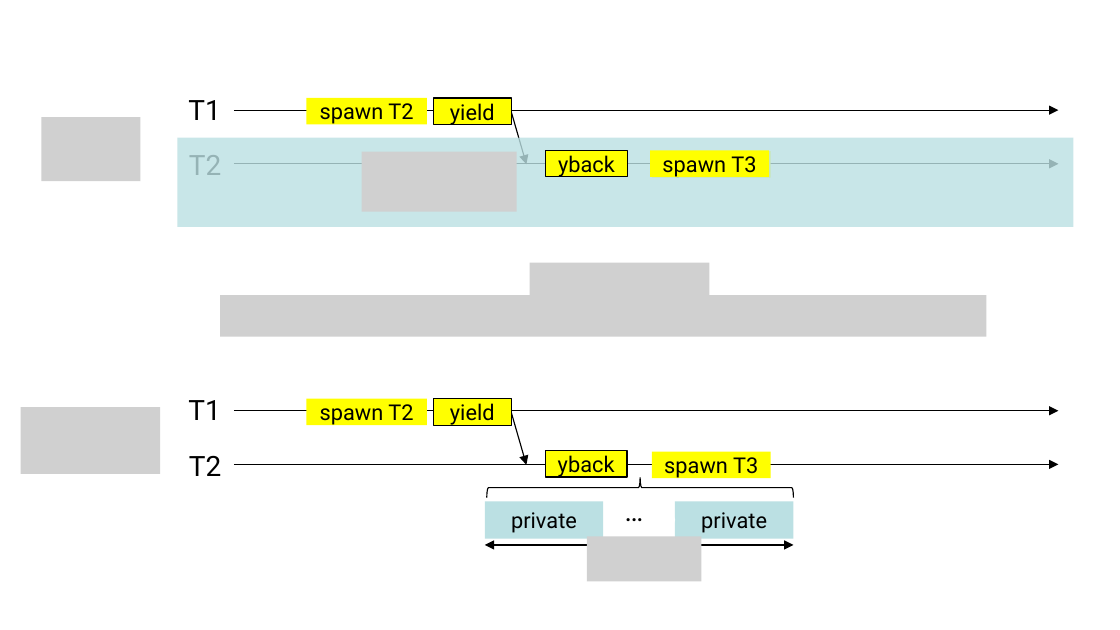
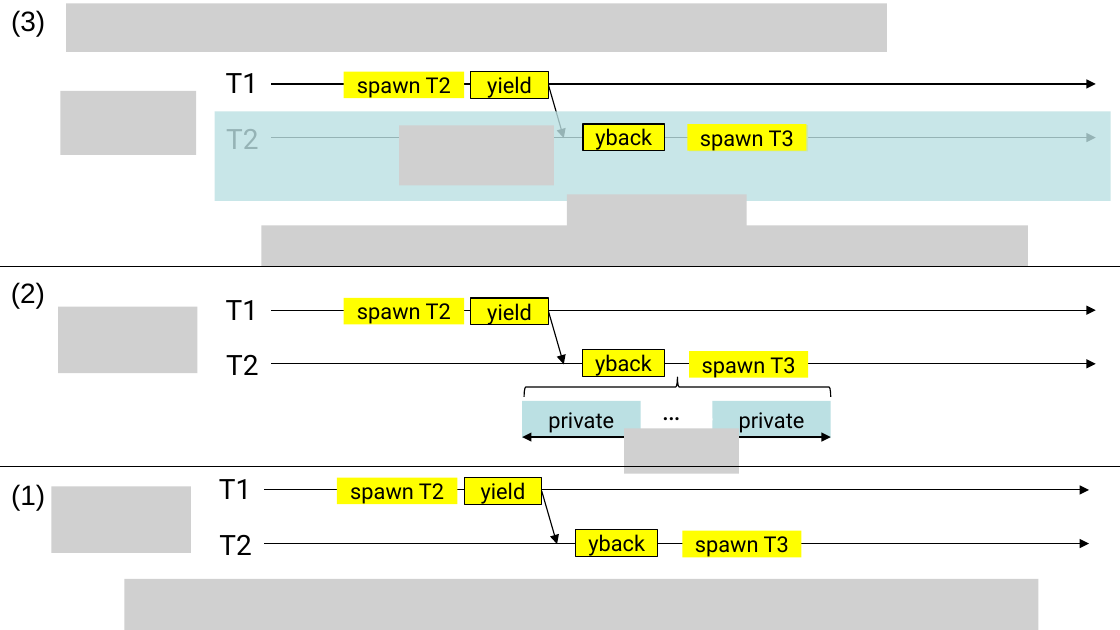
Before and after one commit to jieungkim/phd_thesis, a slide deck: slide 7 of figs/conlink/concurrent_linking.pptx. Drawn at 1120x630 pixels with LibreOffice and Linux fonts; fonts in the diff are those of the drawing; grey boxes stand for pictures. Boxes give left, top, right and bottom in pixels: in the first picture for what was removed or moved away, otherwise in the second. Text is boxed around its words. In the diff, an @@ line names an element or a change of style, - is before the commit and + after.

```diff
--- a/figs/conlink/concurrent_linking.pptx
+++ b/figs/conlink/concurrent_linking.pptx
@@ text added at [11, 10, 45, 36], 18 pt, text #000000 @@
+(3)
@@ picture added at [66, 3, 887, 52] @@
@@ 3 rectangles, 1 text, 1 arrow: place and size @@
-3 rectangles, 1 text, 1 arrow at [177, 100, 1073, 227]
+3 rectangles, 1 text, 1 arrow at [215, 73, 1111, 202]
@@ picture: place and size @@
-picture at [41, 116, 140, 180]
+picture at [60, 91, 196, 155]
@@ 3 rectangles, 2 arrows, 1 text, 1 picture: place and size @@
-3 rectangles, 2 arrows, 1 text, 1 picture at [189, 97, 1058, 212]
+3 rectangles, 2 arrows, 1 text, 1 picture at [226, 72, 1095, 186]
@@ rectangle added at [582, 123, 664, 150], fill #FFFF00, outline #000000 0.75 pt, 14 pt, text #000000 @@
+yback
@@ picture: place and size @@
-picture at [530, 263, 710, 305]
+picture at [567, 194, 747, 235]
@@ picture added at [261, 225, 1027, 267] @@
@@ line added from (0, 267) to (1120, 267), #000000 0.75 pt @@
@@ text added at [11, 282, 45, 308], 18 pt, text #000000 @@
+(2)
@@ picture removed at [220, 296, 986, 337] @@
@@ picture added at [58, 307, 198, 374] @@
@@ 1 text, 1 ellipse, 1 arrow: place and size @@
-1 text, 1 ellipse, 1 arrow at [188, 400, 675, 533]
+1 text, 1 ellipse, 1 arrow at [226, 300, 713, 432]
@@ 6 rectangles, 2 texts, 2 arrows, 1 left brace: place and size @@
-6 rectangles, 2 texts, 2 arrows, 1 left brace at [189, 399, 1058, 539]
+6 rectangles, 2 texts, 2 arrows, 1 left brace at [226, 298, 1095, 438]
@@ picture removed at [20, 408, 160, 475] @@
@@ double arrow moved from (485, 545) - (793, 545) to (522, 437) - (831, 437) @@
@@ picture: place and size @@
-picture at [587, 536, 701, 581]
+picture at [624, 429, 738, 474]
@@ line added from (0, 467) to (1120, 467), #000000 0.75 pt @@
@@ text added at [219, 479, 251, 499], 18 pt, text #000000 @@
+T1
@@ rectangle added at [337, 477, 458, 504], fill #FFFF00, 14 pt, text #000000 @@
+spawn T2
@@ rectangle added at [464, 478, 541, 505], fill #FFFF00, outline #000000 0.75 pt, 14 pt, text #000000 @@
+yield
@@ text added at [11, 484, 45, 511], 18 pt, text #000000 @@
+(1)
@@ picture added at [52, 486, 192, 553] @@
@@ arrow added from (264, 489) to (1089, 489), #000000 0.75 pt @@
@@ arrow added from (542, 492) to (557, 544), #000000 0.75 pt @@
@@ text added at [219, 534, 251, 555], 18 pt, text #000000 @@
+T2
@@ rectangle added at [576, 530, 657, 557], fill #FFFF00, outline #000000 0.75 pt, 14 pt, text #000000 @@
+yback
@@ rectangle added at [682, 531, 801, 558], fill #FFFF00, 14 pt, text #000000 @@
+spawn T3
@@ arrow added from (264, 543) to (1089, 543), #000000 0.75 pt @@
@@ picture added at [124, 579, 1038, 630] @@
```
Also in this commit, not shown: 5 other slides changed, 1 slide added, 18 other files.
